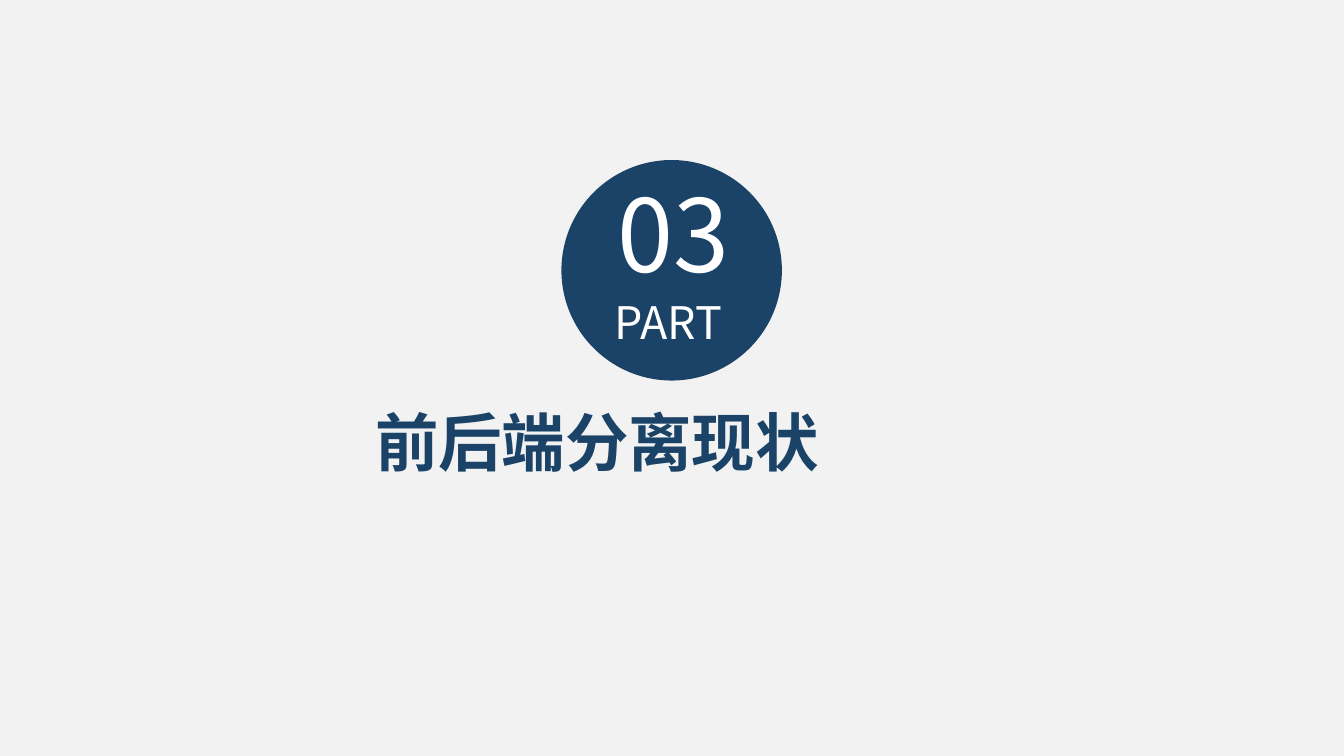
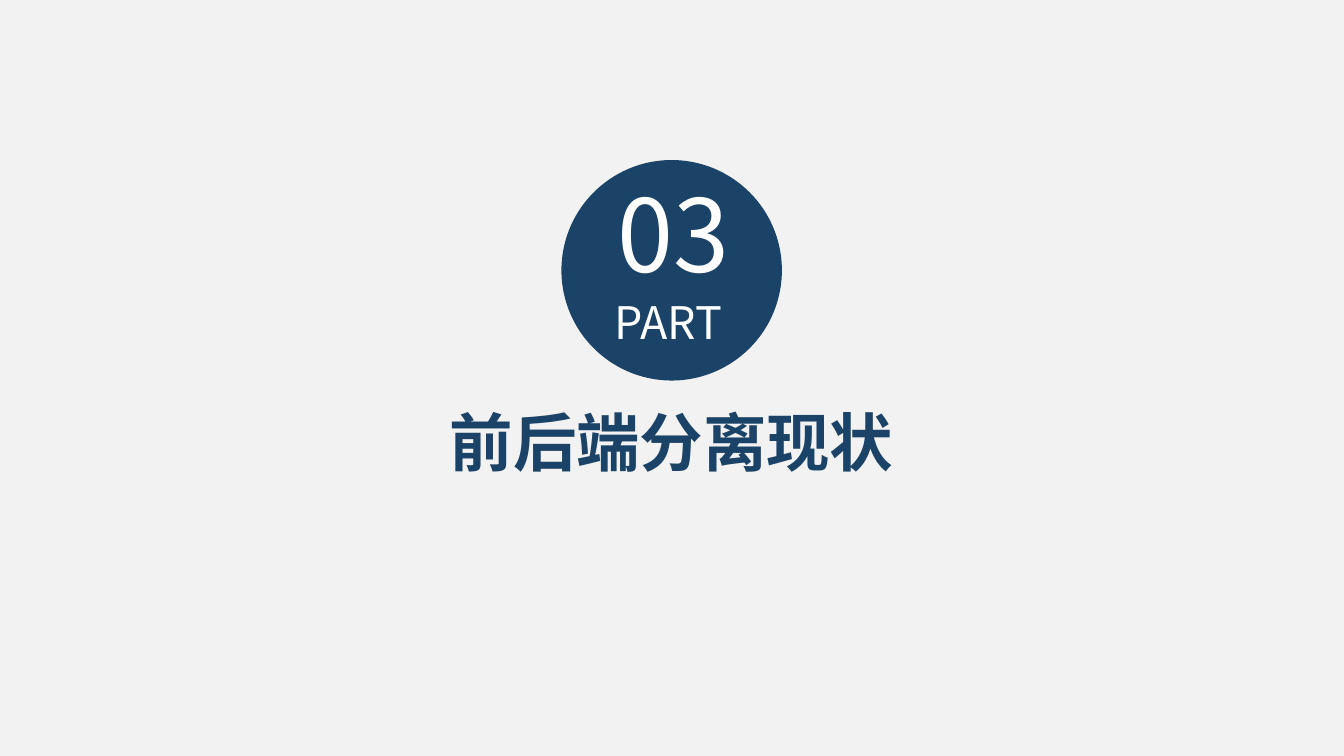
Before and after one commit to Hopingocean/Blog, a slide deck: slide 11 of 前后端分离了吗.pptx. Drawn at 1344x756 pixels with LibreOffice and Linux fonts; fonts in the diff are those of the drawing; background and template pictures are left out. Boxes give left, top, right and bottom in pixels: in the first picture for what was removed or moved away, otherwise in the second. Text is boxed around its words. In the diff, an @@ line names an element or a change of style, - is before the commit and + after.

```diff
--- a/前后端分离了吗.pptx
+++ b/前后端分离了吗.pptx
@@ text "前后端分离现状" at <box>450,411,894,472</box>: alignment left to centre @@
```
Also in this commit, not shown: 4 other slides changed, 1 slide added.
